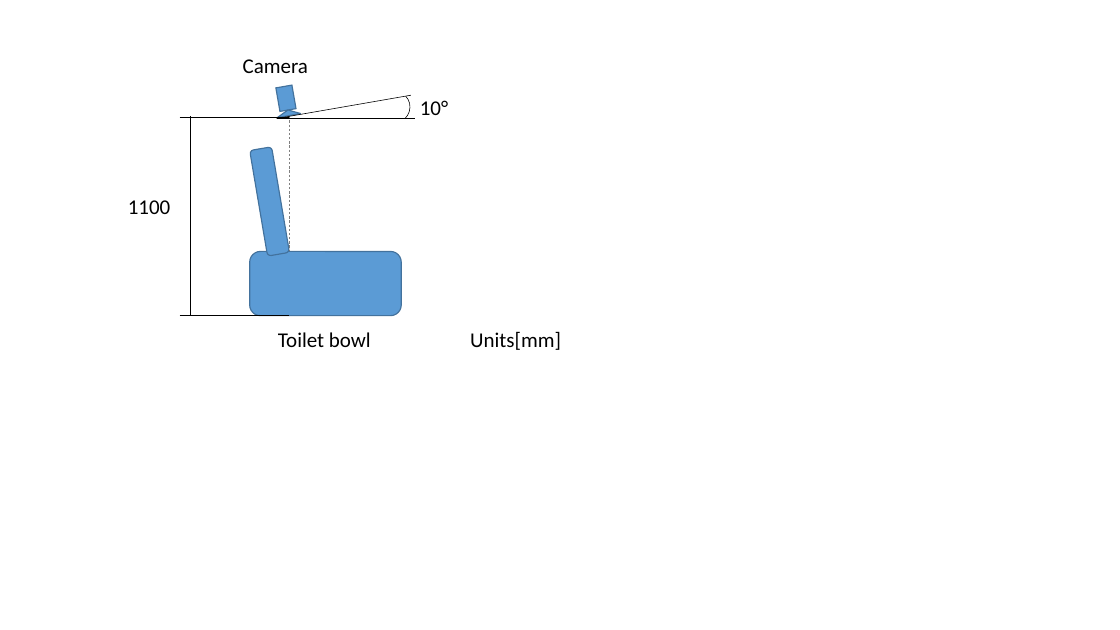
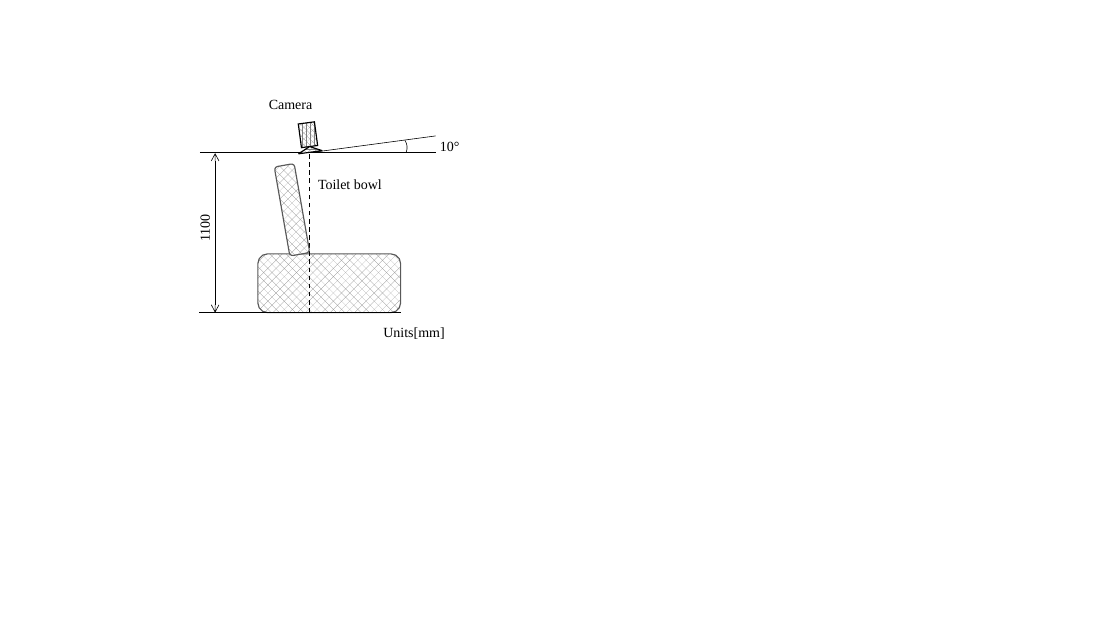
Before and after one commit to HARUYA-YUDA/report, a slide deck: slide 3 of report/fig_How_to_take_pictures.pptx. Drawn at 1120x630 pixels with LibreOffice and Linux fonts; fonts in the diff are those of the drawing. Boxes give left, top, right and bottom in pixels: in the first picture for what was removed or moved away, otherwise in the second. Text is boxed around its words. In the diff, an @@ line names an element or a change of style, - is before the commit and + after.

```diff
--- a/report/fig_How_to_take_pictures.pptx
+++ b/report/fig_How_to_take_pictures.pptx
@@ line removed from (180, 117) to (290, 117) @@
@@ text "Camera": place and size @@
-text "Camera" at bbox=[243, 59, 308, 73]
+text "Camera" at bbox=[269, 99, 312, 109]
@@ triangle at bbox=[298, 145, 322, 154]: fill #5B9BD5 to pattern #808080 on #FFFFFF; outline #43739E 1 pt to #000000 1 pt; rotation 350 to 352 degrees @@
@@ rectangle at bbox=[298, 122, 317, 148]: fill #5B9BD5 to pattern #808080 on #FFFFFF; outline #43739E 1 pt to #000000 1 pt; rotation 260 to 262 degrees @@
@@ line moved from (276, 118) - (411, 95) to (310, 153) - (436, 136) @@
@@ arc (boxed as its full ellipse) at bbox=[380, 133, 409, 162]: proportions changed; rotation 45 to 353 degrees @@
@@ text "10°": place and size @@
-text "10°" at bbox=[420, 100, 448, 115]
+text "10°" at bbox=[440, 141, 460, 151]
@@ line moved from (277, 118) - (415, 118) to (200, 152) - (436, 152) @@
@@ line moved from (191, 316) - (191, 116) to (215, 313) - (215, 153) @@
@@ line (215, 313) - (215, 153): line to double arrow @@
@@ rounded rectangle at bbox=[275, 164, 310, 256]: fill #5B9BD5 to pattern #808080 on #FFFFFF; outline #43739E 1 pt to #595959 1 pt; rotation 350 to 260 degrees @@
@@ size 18 to 12 pt, font Calibri to Times New Roman in 4 elements at bbox=[440, 141, 460, 151], bbox=[269, 99, 312, 109], bbox=[383, 327, 444, 339], bbox=[318, 179, 382, 189] @@
@@ text "Toilet bowl": place and size @@
-text "Toilet bowl" at bbox=[278, 332, 371, 347]
+text "Toilet bowl" at bbox=[318, 179, 382, 189]
@@ line moved from (289, 116) - (289, 251) to (310, 313) - (310, 153) @@
@@ line (310, 313) - (310, 153): stroke #808080 0.5 pt dashed to #000000 1 pt dashed @@
@@ text "1100": place and size @@
-text "1100" at bbox=[128, 200, 171, 214]
+text "1100" at bbox=[197, 216, 212, 240]
@@ text "1100" at bbox=[197, 216, 212, 240]: size 18 to 12 pt, font Calibri to Times New Roman; rotation 0 to 270 degrees @@
@@ rounded rectangle: place and size @@
-rounded rectangle at bbox=[250, 251, 401, 315]
+rounded rectangle at bbox=[258, 254, 401, 313]
@@ rounded rectangle at bbox=[258, 254, 401, 313]: fill #5B9BD5 to pattern #808080 on #FFFFFF; outline #43739E 1 pt to #595959 1 pt @@
@@ line moved from (180, 316) - (290, 316) to (199, 313) - (401, 313) @@
@@ text "Units[mm]": place and size @@
-text "Units[mm]" at bbox=[470, 331, 561, 350]
+text "Units[mm]" at bbox=[383, 327, 444, 339]
```
Also in this commit, not shown: 2 other slides changed, 13 other files.
